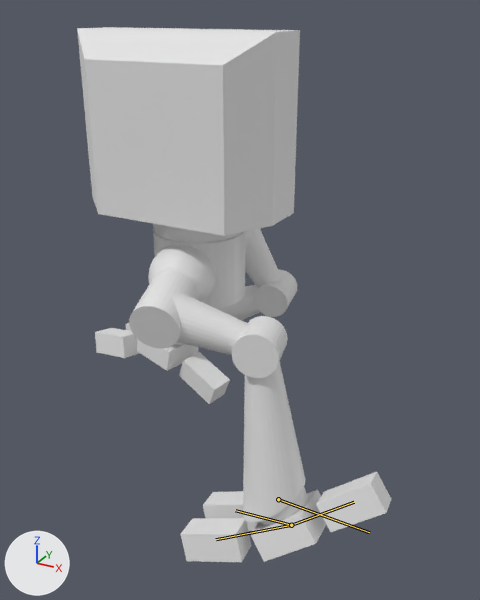
What one commit did to the Blender file step10.blend.
Rendered twice from a 50 mm lens placed at (-1.32, -12.43, 11.6), pointed at (-7.98, -0.31, 5.54). Arrows for +X, +Y and +Z are at lower left; the lights stay in place. The first picture is the older version. Both versions are drawn at frame 86 of the action 'ArmatureAction'; the numbers are the values there. The bones that change are drawn over the model as lines.
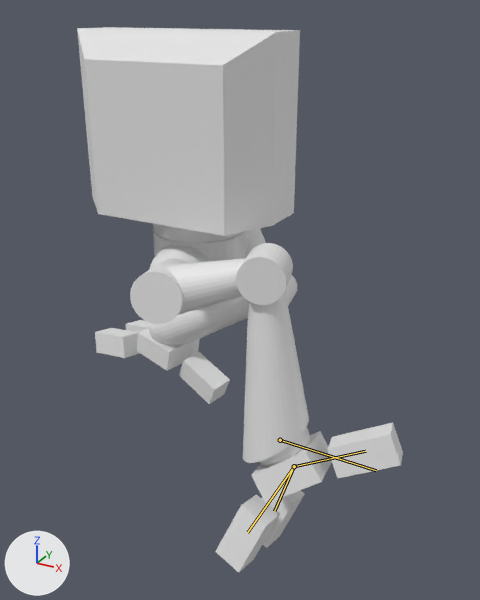
Location of each change, [x1, y1, x2, y2] in pixels of the pictures (480 x 600 px):
'Cone.003', posed (6% wider, 7% taller): before [243, 361, 305, 522]; after [243, 291, 309, 463]
'Icosphere.002', posed (28% shorter): before [129, 245, 251, 355]; after [130, 245, 246, 324]
'Icosphere.004', posed (6% wider): before [250, 487, 326, 562]; after [251, 427, 332, 504]
'Cube.004', posed (8% shorter): before [316, 472, 391, 532]; after [327, 423, 403, 478]
'Cylinder.004', posed: before [232, 316, 288, 378]; after [236, 243, 293, 305]
'Cube.005', posed (7% narrower, 73% taller): before [181, 518, 251, 562]; after [215, 495, 280, 572]
'Cube.006', posed: before [203, 491, 259, 531]; after [262, 490, 305, 548]
'Cone.002', unchanged, uncovered by the edit: before [175, 285, 260, 345]; after [147, 297, 248, 345]
'Icosphere.001', unchanged, covered by the edit: before [245, 228, 281, 288]; after [245, 228, 266, 258]
'Cylinder.003', unchanged, covered by the edit: before [254, 269, 297, 317]; after [285, 275, 297, 306]
bone 'Heel.L', root to tip: before (291, 525) to (354, 502); after (294, 466) to (365, 451)
bone 'LeftToe.L', root to tip: before (291, 525) to (216, 539); after (294, 466) to (247, 532)
bone 'RightToe.L', root to tip: before (291, 525) to (235, 510); after (294, 466) to (274, 511)
bone 'Shin_Controller.L', root to tip: before (278, 499) to (369, 532); after (280, 440) to (376, 470)

The edits, one by one:
Bone 'Heel.L' (bone_heel_l) turns from (0, 0, 0) to (-4, 3, 9) degrees about its own x, y and z.
Bone 'LeftToe.L' (bone_lefttoe_l) turns from (-11, -10, 15) to (16, 24, -17) degrees about its own x, y and z.
Bone 'RightToe.L' (bone_righttoe_l) turns from (-10, 5, 16) to (23, 2, -26) degrees about its own x, y and z.
Bone 'Shin_Controller.L' (bone_shin_controller_l) moves from (1.04, -8.99, 0.64) to (2.31, -8.99, 1.43).
